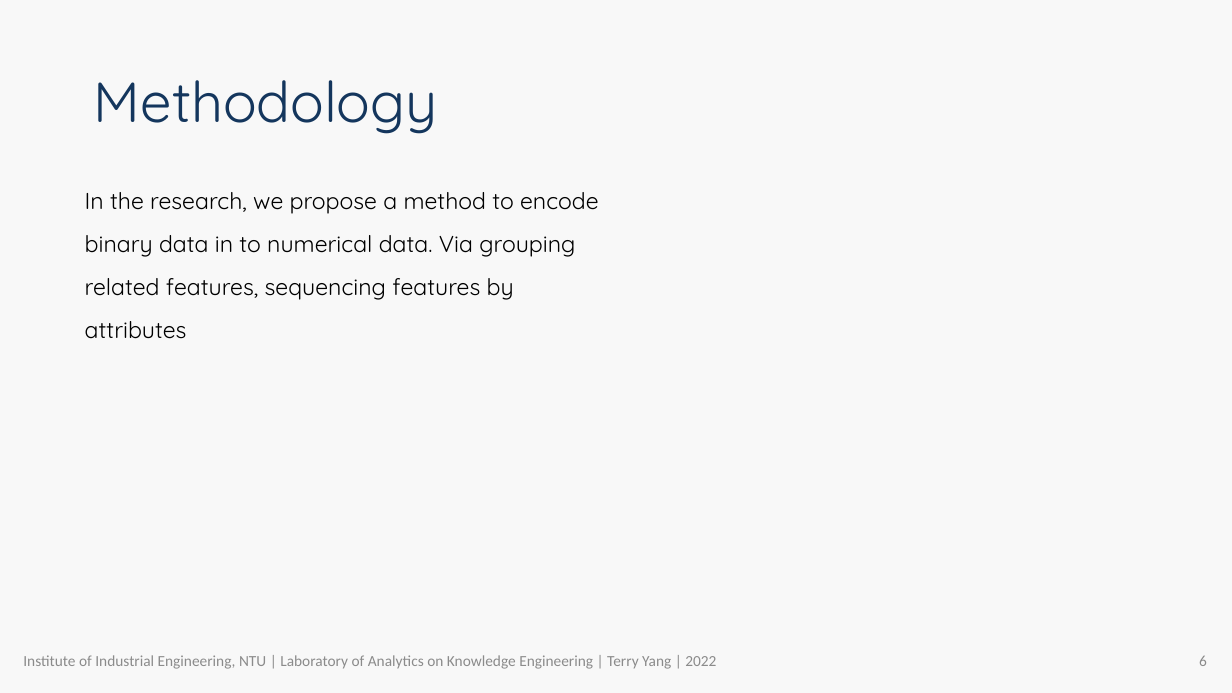
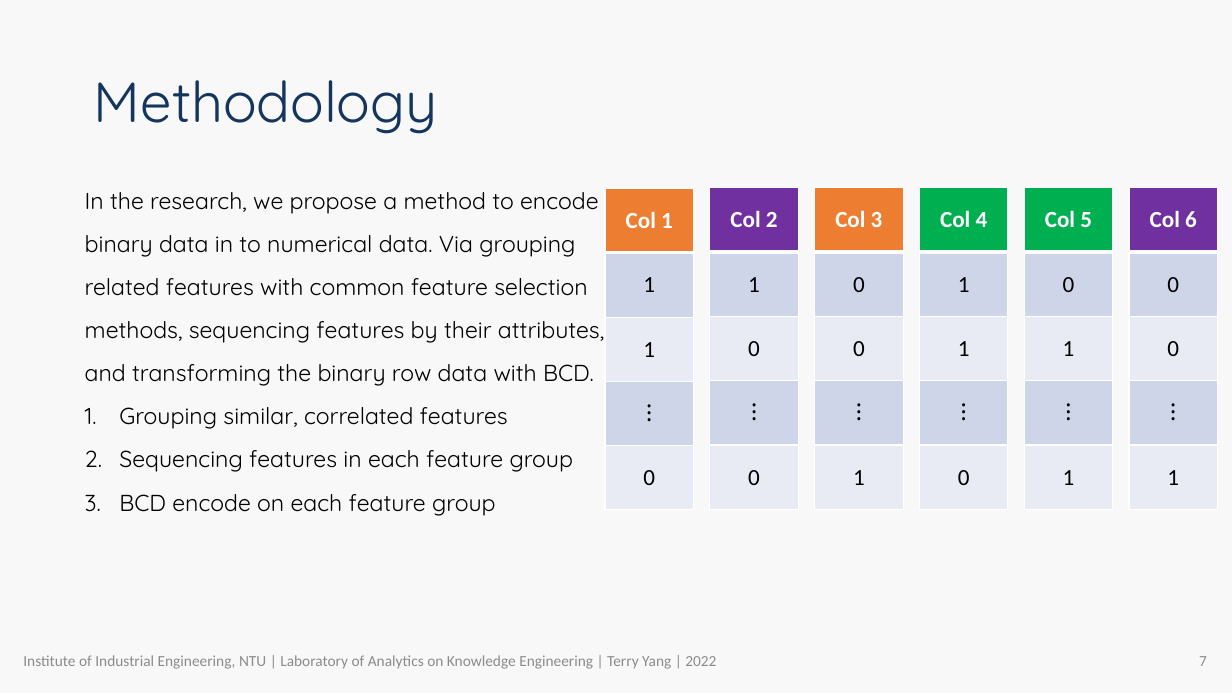
Before and after one commit to R64825/NTUIIE-Research, a slide deck: slide 7 of ppt/APIEMS TerryYang.pptx (slide 6 before the commit). Drawn at 1232x693 pixels with LibreOffice and Linux fonts; fonts in the diff are those of the drawing; background and template pictures are left out. Boxes give left, top, right and bottom in pixels: in the first picture for what was removed or moved away, otherwise in the second. Text is boxed around its words. In the diff, an @@ line names an element or a change of style, - is before the commit and + after.

```diff
--- a/ppt/APIEMS TerryYang.pptx
+++ b/ppt/APIEMS TerryYang.pptx
@@ text at (85, 192, 604, 516): text changed @@
-In the research, we propose a method to encode binary data in to numerical data. Via grouping related features, sequencing features by attributes
+In the research, we propose a method to encode binary data in to numerical data. Via grouping related features with common feature selection methods, sequencing features by their attributes, and transforming the binary row data with BCD.
+1. Grouping similar, correlated features
+2. Sequencing features in each feature group
+3. BCD encode on each feature group
@@ table added at (605, 189, 694, 510), 5 rows, 1 columns @@
+Col 1
+1
+1
+⁝
+0
@@ table added at (710, 188, 799, 509), 5 rows, 1 columns @@
+Col 2
+1
+0
+⁝
+0
@@ table added at (815, 188, 904, 509), 5 rows, 1 columns @@
+Col 3
+0
+0
+⁝
+1
@@ table added at (920, 188, 1008, 509), 5 rows, 1 columns @@
+Col 4
+1
+1
+⁝
+0
@@ table added at (1024, 188, 1113, 509), 5 rows, 1 columns @@
+Col 5
+0
+1
+⁝
+1
@@ table added at (1129, 188, 1218, 509), 5 rows, 1 columns @@
+Col 6
+0
+0
+⁝
+1
@@ page number at (1199, 656, 1207, 666): text changed @@
-6
+7
```
Also in this commit, not shown: 1 other slide changed, 7 slides added.
